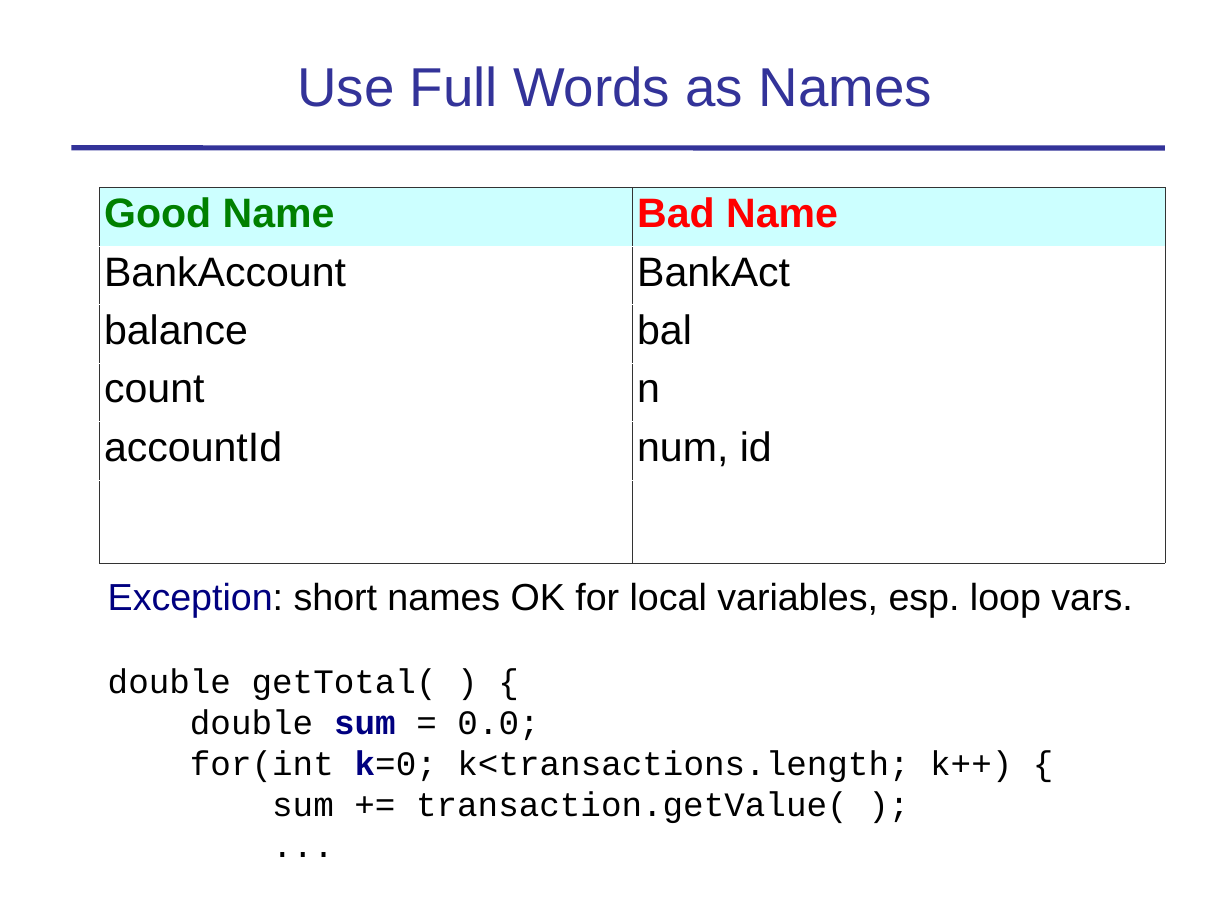
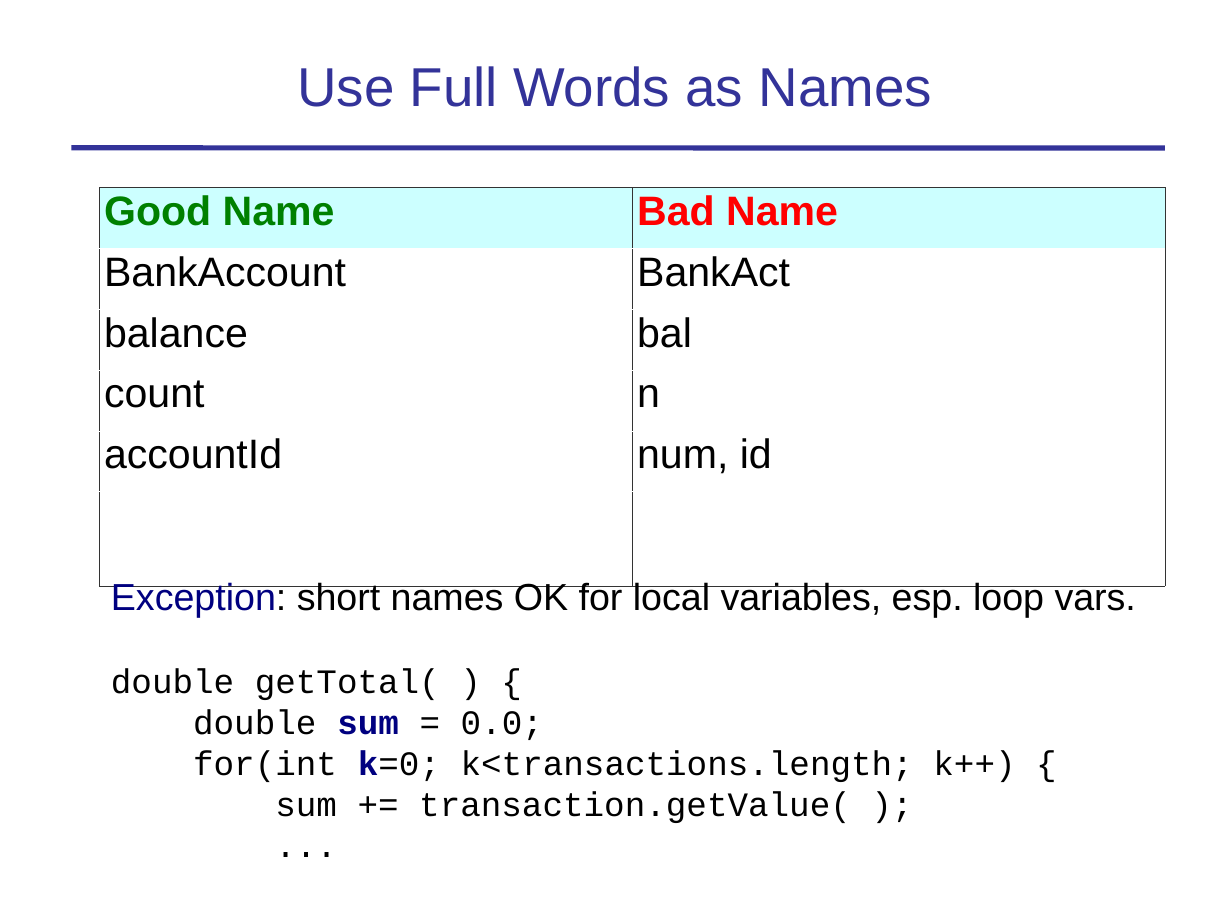
Before and after one commit to skeoop/skeoop.github.io, a slide deck: slide 5 of week1/2-Coding-Standard-and-Javadoc.ppt. Drawn at 1232x924 pixels with LibreOffice and Linux fonts; fonts in the diff are those of the drawing. Boxes give left, top, right and bottom in pixels: in the first picture for what was removed or moved away, otherwise in the second. Text is boxed around its words. In the diff, an @@ line names an element or a change of style, - is before the commit and + after.

```diff
--- a/week1/2-Coding-Standard-and-Javadoc.ppt
+++ b/week1/2-Coding-Standard-and-Javadoc.ppt
@@ table at bbox=[100, 187, 1167, 580] @@
@@ line spacing 0.93 to 0.87 @@
@@ text "Exception: short names OK for ...": place and size @@
-text "Exception: short names OK for ..." at bbox=[108, 582, 1132, 823]
+text "Exception: short names OK for ..." at bbox=[111, 582, 1136, 823]
```
Also in this commit, not shown: 9 other slides changed, 7 other files.
